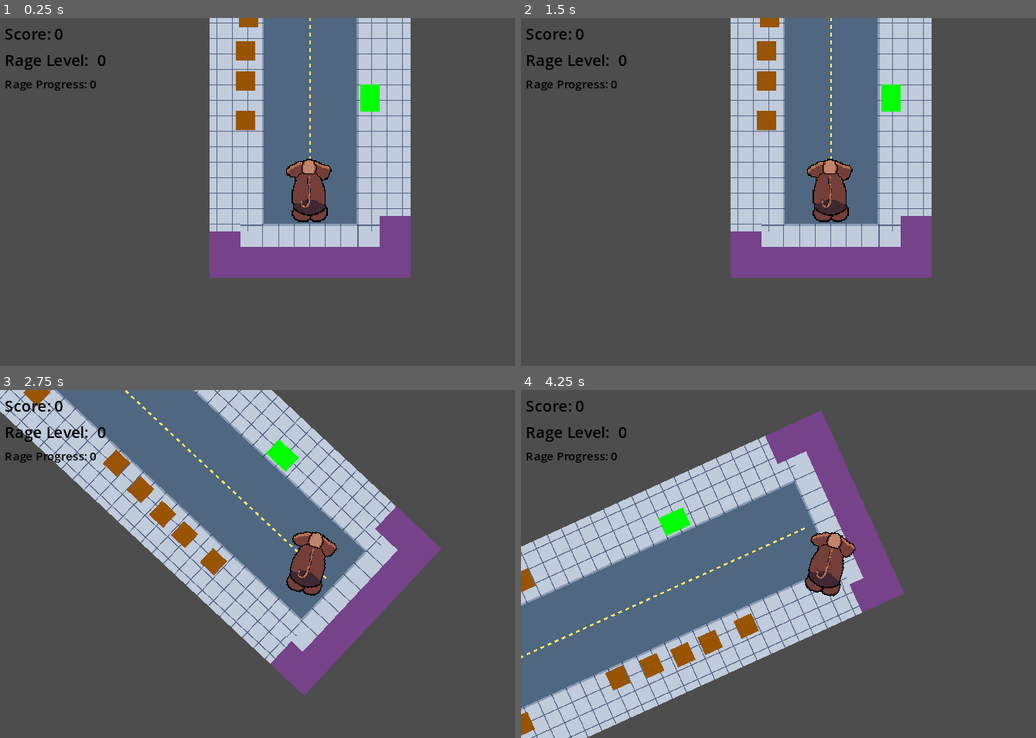
Above: before the commit, frames 1-4 (two rows, left to right).
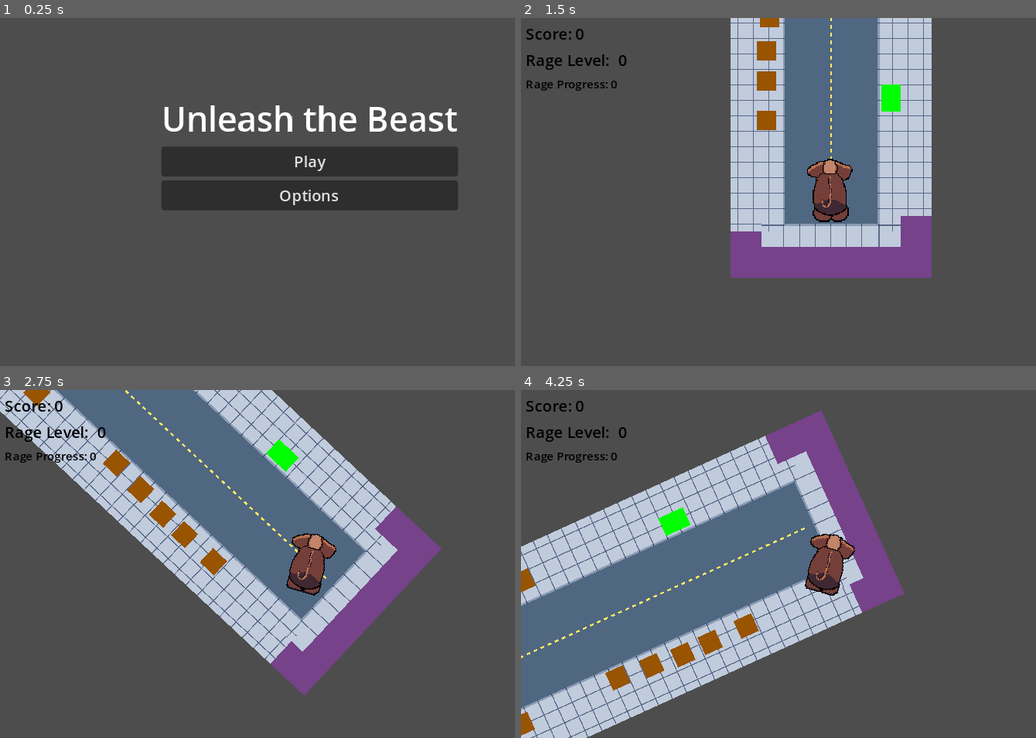
Above: after the commit, the same moments.

Repository: lukeledvina/UnleashTheBeast
Game: Godot game, scene res://MainMenu/main_menu.tscn
Two runs of this game, one before a commit and one after it. Both use one fixed random seed, a clock stepped at 60 frames per second and the inputs below. Before the commit the project starts from res://Game/game.tscn.
Inputs (mouse positions are in pixels of both pictures, inside the frame that each line leads up to):
- Up to frame 1 (0.25 s): no input
- Up to frame 2 (1.5 s): click (830, 195) at 0.5 s, where only the run after the commit has a clickable "Options"; click (830, 160) at 1.25 s, where only the run after the commit has a clickable "Play"
- Up to frame 3 (2.75 s): hold D (right) from 2.03 s (still down); hold Space (drift) from 2.03 s (still down)
- Up to frame 4 (4.25 s): release D (right) at 2.78 s; release Space (drift) at 2.78 s; hold S (down) 2.78-3.53 s; tap Space (drift) at 2.85 s; hold D (right) from 3.53 s (still down); hold Space (drift) from 3.53 s (still down)

The runs differ from the first frame. In frame 1, 33% of the frame differs, in the area x 1-89%, y 0-75%; in frame 2, less than 0.1%; in frame 3, 0.4%; in frame 4, 0.4%.

Commit message:
Add drift animation to player, add main menu

Diff:
--- /dev/null
+++ b/MainMenu/main_menu.gd
@@ -0,0 +1,9 @@
+extends Control
+
+var city_level: PackedScene = preload("res://Game/game.tscn")
+
+func _on_play_button_pressed():
+	get_tree().change_scene_to_packed(city_level)
+
+func _on_options_button_pressed():
+	pass # Replace with function body.
--- /dev/null
+++ b/MainMenu/main_menu.tscn
@@ -0,0 +1,46 @@
+[gd_scene load_steps=2 format=3 uid="uid://c7qtcdaw4rvq"]
+
+[ext_resource type="Script" path="res://MainMenu/main_menu.gd" id="1_1aqgw"]
+
+[node name="MainMenu" type="Control"]
+layout_mode = 3
+anchors_preset = 15
+anchor_right = 1.0
+anchor_bottom = 1.0
+grow_horizontal = 2
+grow_vertical = 2
+script = ExtResource("1_1aqgw")
+
+[node name="VBoxContainer" type="VBoxContainer" parent="."]
+layout_mode = 1
+anchors_preset = 13
+anchor_left = 0.5
+anchor_right = 0.5
+anchor_bottom = 1.0
+offset_left = -153.0
+offset_right = 153.0
+grow_horizontal = 2
+grow_vertical = 2
+
+[node name="MarginContainer" type="MarginContainer" parent="VBoxContainer"]
+layout_mode = 2
+theme_override_constants/margin_top = 80
+
+[node name="TitleLabel" type="Label" parent="VBoxContainer/MarginContainer"]
+layout_mode = 2
+theme_override_font_sizes/font_size = 35
+text = "Unleash the Beast"
+horizontal_alignment = 1
+vertical_alignment = 1
+
+[node name="PlayButton" type="Button" parent="VBoxContainer"]
+layout_mode = 2
+text = "Play
+"
+
+[node name="OptionsButton" type="Button" parent="VBoxContainer"]
+layout_mode = 2
+text = "Options"
+
+[connection signal="pressed" from="VBoxContainer/PlayButton" to="." method="_on_play_button_pressed"]
+[connection signal="pressed" from="VBoxContainer/OptionsButton" to="." method="_on_options_button_pressed"]
--- a/Player/player.gd
+++ b/Player/player.gd
@@ -12,6 +12,7 @@
 var friction: float = 0.01
 var combo_level: int = 0
 
+@export var drifting: bool = false
 
 
 func _physics_process(_delta) -> void:
@@ -20,21 +21,25 @@
 	if Input.is_action_pressed("drift"):
 		input_direction.y = 0
 		drift(input_direction.x)
+		animation_player.play("jump")
 	elif input_direction.x != 0:
+		animation_player.play("walk")
+		drifting = false
 		if input_direction.y == 0:
 			input_direction.y = -1
 		rotation_degrees += turn_speed * input_direction.x
 		input_direction = input_direction.normalized()
 		velocity = velocity.lerp(input_direction.rotated(deg_to_rad(rotation_degrees)) * speed, acceleration)
 	elif input_direction.y != 0:
+		drifting = false
+		animation_player.play("walk")
 		velocity = velocity.lerp(input_direction.rotated(deg_to_rad(rotation_degrees)) * speed, acceleration)
 	else:
+		drifting = false
+		animation_player.play("walk")
 		velocity = velocity.lerp(Vector2.ZERO, friction)
 
-	if velocity != Vector2.ZERO:
-		animation_player.play("walk")
-		print(velocity)
-	else:
+	if drifting:
 		animation_player.stop()
 
 	move_and_slide()
--- a/Player/player.tscn
+++ b/Player/player.tscn
@@ -1,10 +1,65 @@
-[gd_scene load_steps=7 format=3 uid="uid://bdspyp38526mk"]
+[gd_scene load_steps=8 format=3 uid="uid://bdspyp38526mk"]
 
 [ext_resource type="Script" path="res://Player/player.gd" id="1_c8j8q"]
 [ext_resource type="Texture2D" uid="uid://lqnkq458va4g" path="res://Player/player.png" id="2_0q7dk"]
 
 [sub_resource type="RectangleShape2D" id="RectangleShape2D_bb4jk"]
 size = Vector2(32, 48)
+
+[sub_resource type="Animation" id="Animation_18mm6"]
+length = 0.001
+tracks/0/type = "value"
+tracks/0/imported = false
+tracks/0/enabled = true
+tracks/0/path = NodePath("Sprite2D:frame")
+tracks/0/interp = 1
+tracks/0/loop_wrap = true
+tracks/0/keys = {
+"times": PackedFloat32Array(0),
+"transitions": PackedFloat32Array(1),
+"update": 1,
+"values": [0]
+}
+tracks/1/type = "value"
+tracks/1/imported = false
+tracks/1/enabled = true
+tracks/1/path = NodePath(".:drifting")
+tracks/1/interp = 1
+tracks/1/loop_wrap = true
+tracks/1/keys = {
+"times": PackedFloat32Array(0),
+"transitions": PackedFloat32Array(1),
+"update": 1,
+"values": [false]
+}
+
+[sub_resource type="Animation" id="Animation_kg6de"]
+resource_name = "jump"
+length = 0.65
+tracks/0/type = "value"
+tracks/0/imported = false
+tracks/0/enabled = true
+tracks/0/path = NodePath("Sprite2D:frame")
+tracks/0/interp = 1
+tracks/0/loop_wrap = true
+tracks/0/keys = {
+"times": PackedFloat32Array(0, 0.2, 0.4),
+"transitions": PackedFloat32Array(1, 1, 1),
+"update": 1,
+"values": [4, 5, 0]
+}
+tracks/1/type = "value"
+tracks/1/imported = false
+tracks/1/enabled = true
+tracks/1/path = NodePath(".:drifting")
+tracks/1/interp = 1
+tracks/1/loop_wrap = true
+tracks/1/keys = {
+"times": PackedFloat32Array(0.6),
+"transitions": PackedFloat32Array(1),
+"update": 1,
+"values": [true]
+}
 
 [sub_resource type="Animation" id="Animation_8rvgf"]
 resource_name = "walk"
@@ -23,24 +78,10 @@
 "values": [0, 1, 2, 3]
 }
 
-[sub_resource type="Animation" id="Animation_18mm6"]
-length = 0.001
-tracks/0/type = "value"
-tracks/0/imported = false
-tracks/0/enabled = true
-tracks/0/path = NodePath("Sprite2D:frame")
-tracks/0/interp = 1
-tracks/0/loop_wrap = true
-tracks/0/keys = {
-"times": PackedFloat32Array(0),
-"transitions": PackedFloat32Array(1),
-"update": 1,
-"values": [0]
-}
-
 [sub_resource type="AnimationLibrary" id="AnimationLibrary_guhxy"]
 _data = {
 "RESET": SubResource("Animation_18mm6"),
+"jump": SubResource("Animation_kg6de"),
 "walk": SubResource("Animation_8rvgf")
 }
 
@@ -50,7 +91,7 @@
 
 [node name="Sprite2D" type="Sprite2D" parent="."]
 texture = ExtResource("2_0q7dk")
-hframes = 4
+hframes = 6
 
 [node name="CollisionShape2D" type="CollisionShape2D" parent="."]
 shape = SubResource("RectangleShape2D_bb4jk")
--- a/project.godot
+++ b/project.godot
@@ -11,7 +11,7 @@
 [application]
 
 config/name="UnleashTheBeast"
-run/main_scene="res://Game/game.tscn"
+run/main_scene="res://MainMenu/main_menu.tscn"
 config/features=PackedStringArray("4.3", "Mobile")
 config/icon="res://icon.svg"
 
Binary file changed: Player/player.png
Binary file changed: player.aseprite
